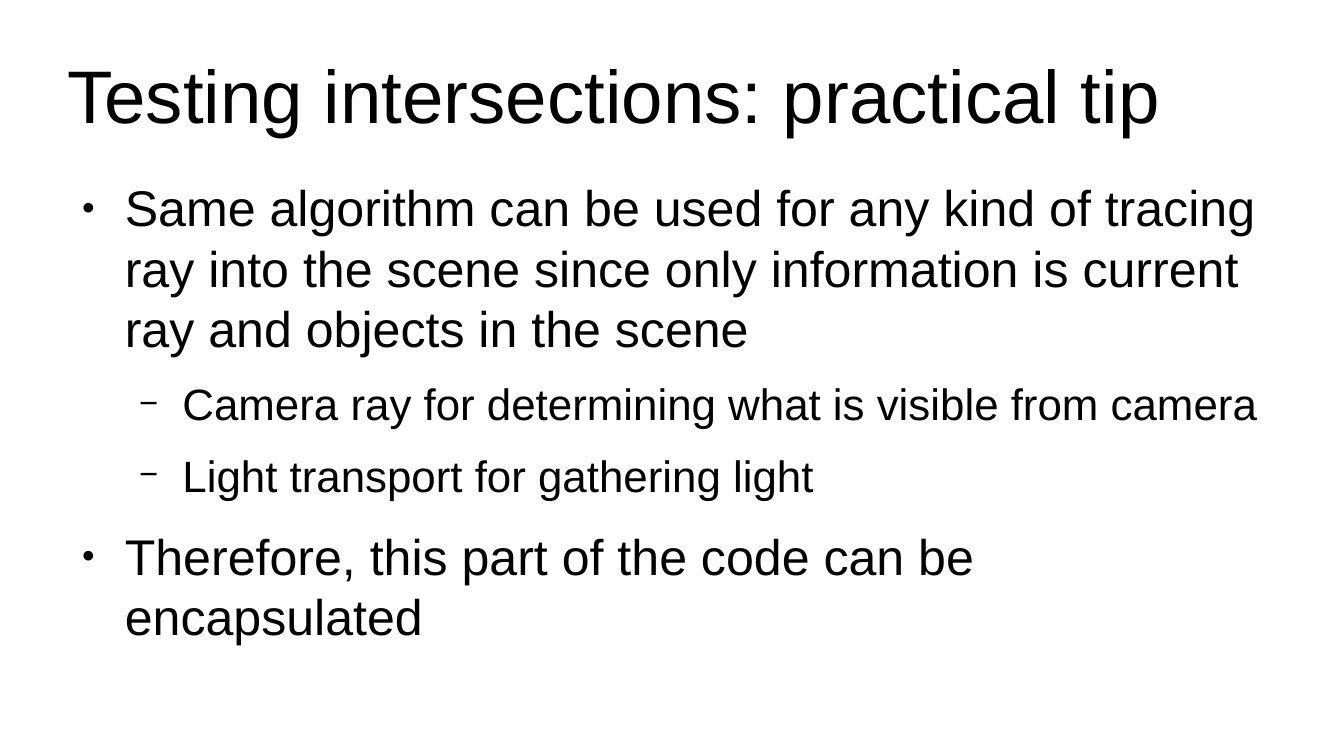
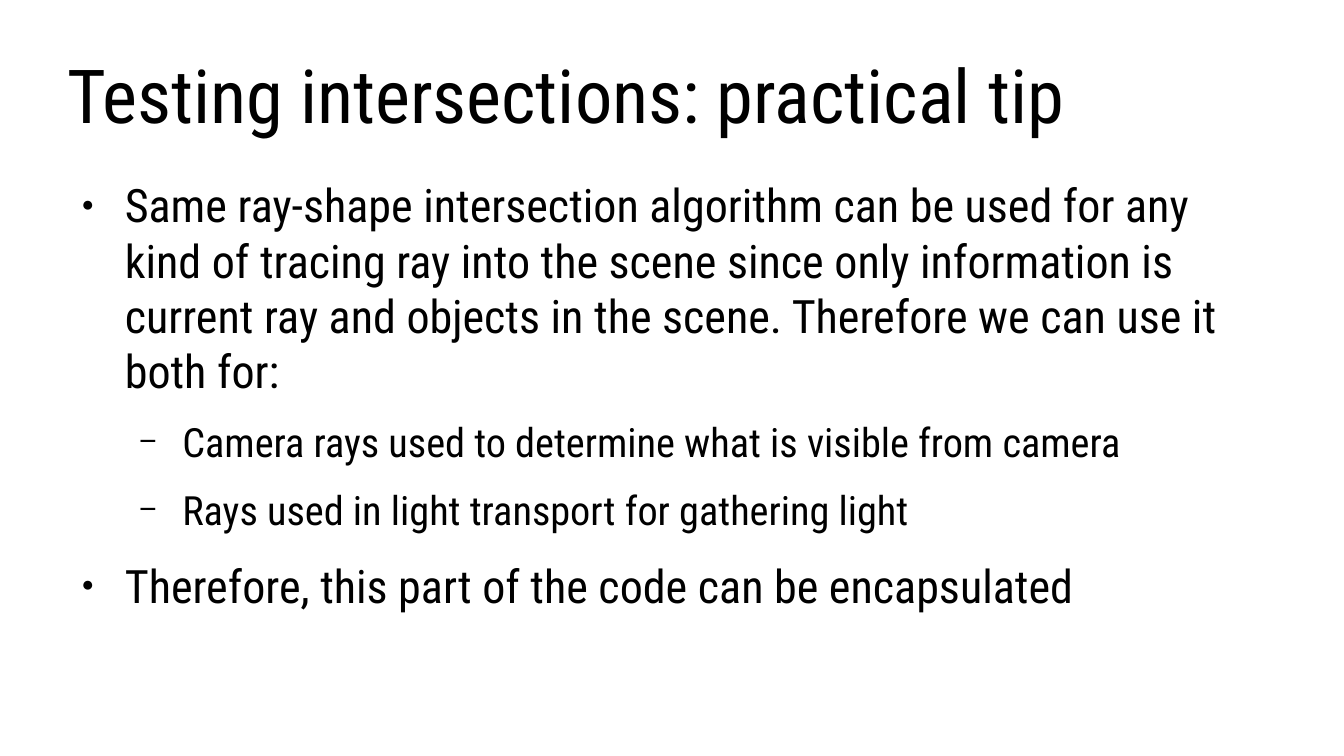
Before and after one commit to lorentzo/IntroductionToComputerGraphics, a slide deck: slide 11 of lectures/foundations_rendering/foundations_raytracing.odp. Drawn at 1344x756 pixels with LibreOffice and Linux fonts; fonts in the diff are those of the drawing. Boxes give left, top, right and bottom in pixels: in the first picture for what was removed or moved away, otherwise in the second. Text is boxed around its words. In the diff, an @@ line names an element or a change of style, - is before the commit and + after.

Commit message:
3d scene and rendering foundations update

```diff
--- a/lectures/foundations_rendering/foundations_raytracing.odp
+++ b/lectures/foundations_rendering/foundations_raytracing.odp
@@ title "Testing intersections: practical tip" at (x1=67, y1=67, x2=1064, y2=139): font Arial to Roboto Condensed @@
@@ text at (x1=125, y1=187, x2=1216, y2=534): text changed; size 29.6 to 27.2 pt; font Arial to Roboto Condensed @@
-● Same algorithm can be used for any kind of tracing ray into the scene since only information is current ray and objects in the scene
-  − Camera ray for determining what is visible from camera
-  − Light transport for gathering light
+● Same ray-shape intersection algorithm can be used for any kind of tracing ray into the scene since only information is current ray and objects in the scene. Therefore we can use it both for:
+  − Camera rays used to determine what is visible from camera
+  − Rays used in light transport for gathering light
@@ text at (x1=125, y1=568, x2=1073, y2=613): size 29.6 to 27.2 pt, font Arial to Roboto Condensed in "Therefore, this part of the code can ..." @@
```
Also in this commit, not shown: 9 other slides changed, 3 slides added, 4 other files.
